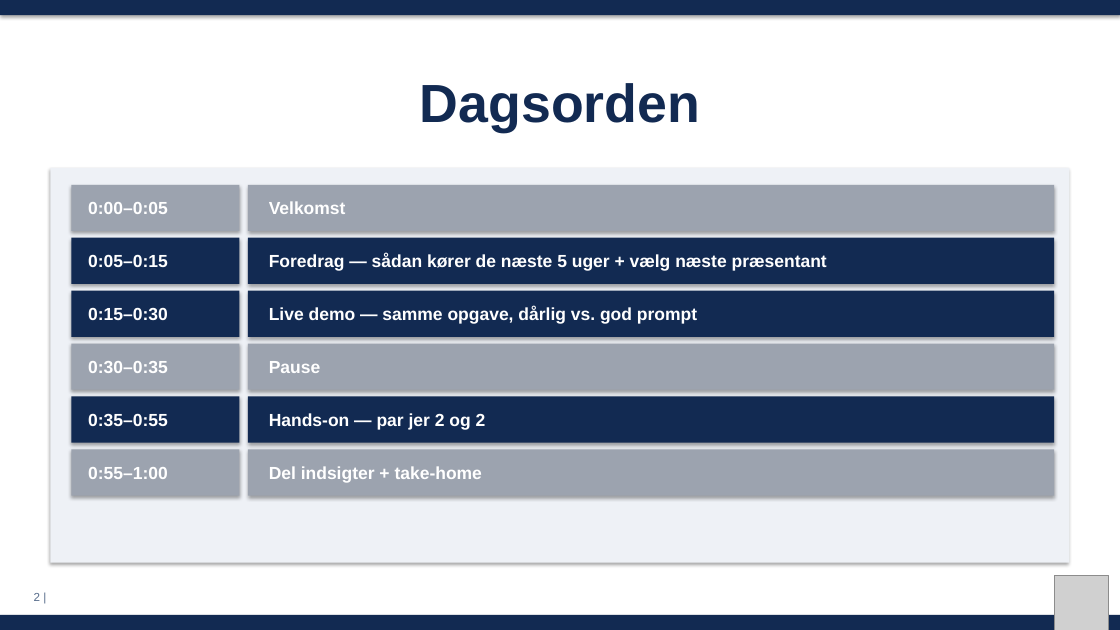
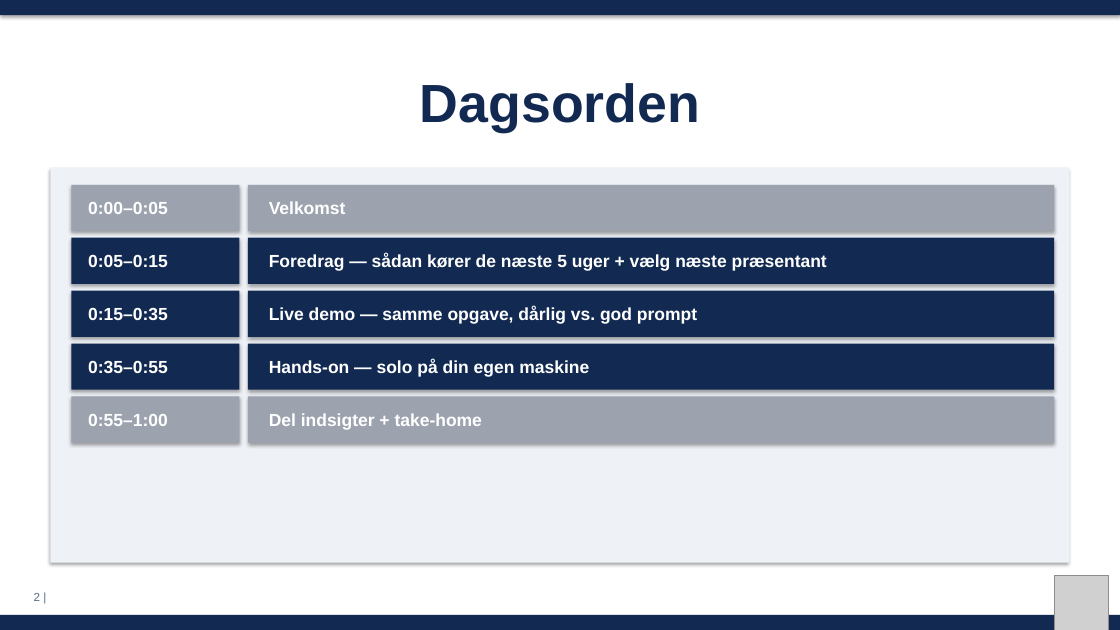
Before and after one commit to MatiasGramkow/EDCxClaudeWorkshop, a slide deck: slide 2 of slides/session1.pptx. Drawn at 1120x630 pixels with LibreOffice and Linux fonts; fonts in the diff are those of the drawing; grey boxes stand for pictures. Boxes give left, top, right and bottom in pixels: in the first picture for what was removed or moved away, otherwise in the second. Text is boxed around its words. In the diff, an @@ line names an element or a change of style, - is before the commit and + after.

```diff
--- a/slides/session1.pptx
+++ b/slides/session1.pptx
@@ text in rectangle at <box>88,307,168,320</box>: text changed @@
-0:15–0:30
+0:15–0:35
@@ rectangle removed at <box>71,344,239,390</box> @@
-0:30–0:35
@@ rectangle "Hands-on — solo på din ..." at <box>248,344,1054,390</box>: fill #9CA3AF to #122A52 @@
@@ text in rectangle at <box>269,360,589,377</box>: text changed @@
-Pause
+Hands-on — solo på din egen maskine
@@ 3 rectangles: place and size @@
-3 rectangles at <box>71,397,1054,496</box>
+3 rectangles at <box>71,344,1054,443</box>
@@ rectangle removed at <box>248,397,1054,443</box> @@
-Hands-on — par jer 2 og 2
```
Also in this commit, not shown: 3 other slides changed, 2 other files.
